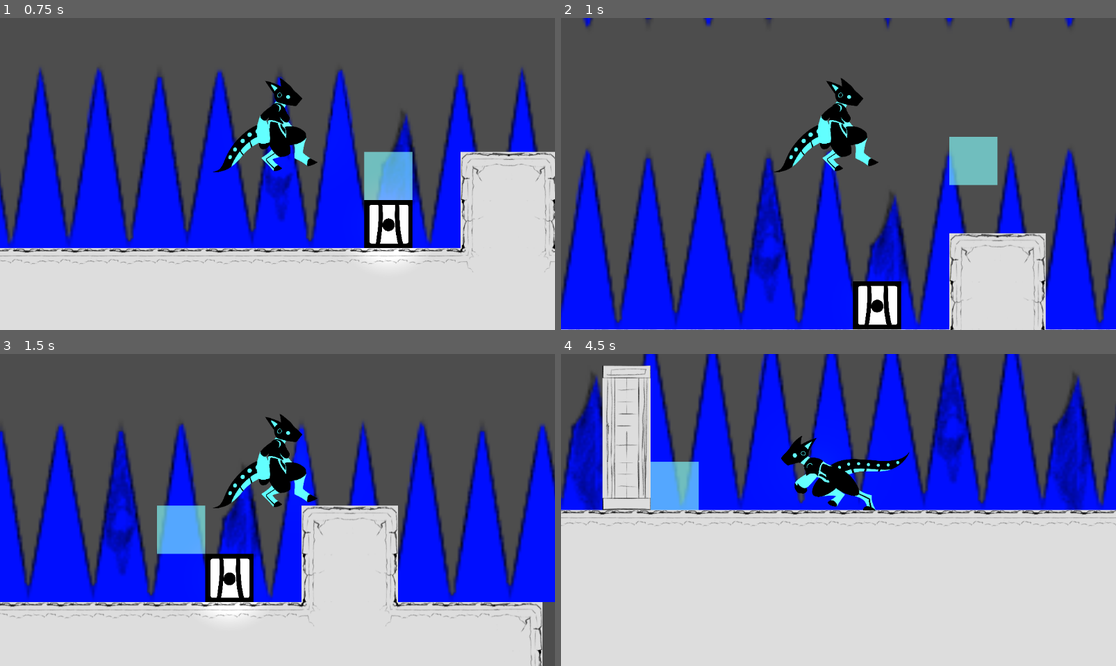
Above: before the commit, frames 1-4 (two rows, left to right).
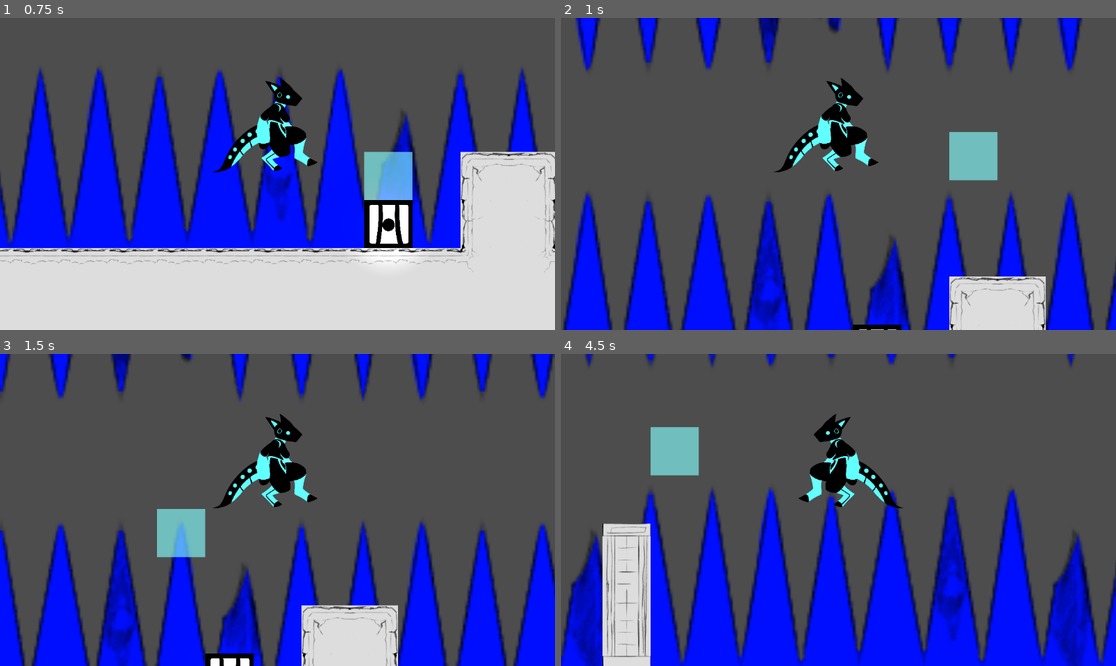
Above: after the commit, the same moments.

Repository: scales-in-git/TeamTime
Game: Godot game, scene res://Scenes/Levels/Debug/DebugLevel.tscn
Two runs of this game, one before a commit and one after it. Both use one fixed random seed, a clock stepped at 60 frames per second and the inputs below. The project has no main scene, so this scene is started directly.
Inputs (mouse positions are in pixels of both pictures, inside the frame that each line leads up to):
- Up to frame 1 (0.75 s): tap Enter (ui_accept) at 0.5 s; move the mouse to (399, 158) at 0.52 s; hold D (player_right) from 0.53 s (still down); tap Space (player_jump) at 0.6 s; click (399, 158) at 0.67 s
- Up to frame 2 (1 s): keep holding D (player_right); tap Space (player_jump) at 0.77 s
- Up to frame 3 (1.5 s): tap Space (player_jump) at 1.07 s; move the mouse to (166, 525) at 1.27 s; release D (player_right) at 1.28 s; hold S from 1.28 s (still down); right-click (166, 525) at 1.35 s
- Up to frame 4 (4.5 s): tap Space (player_jump) at 1.52, 1.55, 1.82, 2.3, 3.02, 3.05, 3.32, 3.77, 3.8, 4.07 s; move the mouse to (894, 441) at 2.02 s; release S at 2.03 s; press the mouse at (894, 441) at 2.03 s; hold D (player_right) 2.03-2.78 s; move the mouse to (810, 572) at 2.77 s; release the mouse at (810, 572) at 2.78 s; hold W (player_up) 2.78-3.53 s; tap Q (player_delete_all) at 2.85 s; click (810, 572) at 2.92 s; move the mouse to (1005, 556) at 3.52 s; hold E (player_interact) 3.53-4.28 s; hold A (player_left) from 3.53 s (still down); move the mouse to (672, 463) at 4.27 s; tap F at 4.35 s

Frame 1 is identical in both runs. In frame 2, 26% of the frame differs, in the area x 0-100%, y 0-100%; in frame 3, 51%; in frame 4, 79%.

Commit message:
Coyote jumping and jump buffers

Diff:
--- a/Scenes/Characters/Player/Player.gd
+++ b/Scenes/Characters/Player/Player.gd
@@ -19,12 +19,18 @@
 		return max_blocks
 @onready var block_placer: BlockPlacer = $%BlockPlaceHelper
 
+@onready var jump_buffer_timer: Timer = $%JumpBufferTimer
+@onready var coyote_timer: Timer = $%CoyoteTimer
+
 var puppeting := false
 
 
 func _physics_process(delta: float) -> void:
 	if puppeting:
 		return
+
+	if Input.is_action_just_pressed('player_jump'):
+		jump_buffer_timer.start()
 
 	var walk_magnitude = Input.get_axis("player_left", "player_right")
 	velocity.x = walk_magnitude*speed
@@ -45,13 +51,17 @@
 
 		if walk_magnitude==0.0:
 			animated_sprite.Idle()
+		coyote_timer.start()
+
 	else:
 		animated_sprite.Jump()
 
 	velocity.y += gravity*delta
 
-	if Input.is_action_just_pressed("player_jump") and is_on_floor():
+	# if Input.is_action_just_pressed("player_jump") and is_on_floor():
+	if not jump_buffer_timer.is_stopped() and (is_on_floor() or not coyote_timer.is_stopped()):
 		velocity.y = -jump_strength
+		jump_buffer_timer.stop()
 
 	move_and_slide()
 
--- a/Scenes/Characters/Player/Player.tscn
+++ b/Scenes/Characters/Player/Player.tscn
@@ -108,5 +108,17 @@
 position = Vector2(50, 50)
 shape = SubResource("RectangleShape2D_gqvyu")
 
+[node name="Node" type="Node" parent="."]
+
+[node name="JumpBufferTimer" type="Timer" parent="Node"]
+unique_name_in_owner = true
+wait_time = 0.35
+one_shot = true
+
+[node name="CoyoteTimer" type="Timer" parent="Node"]
+unique_name_in_owner = true
+wait_time = 0.2
+one_shot = true
+
 [connection signal="body_entered" from="BlockPlaceHelper/BlockPlaceCollision" to="BlockPlaceHelper" method="_on_block_place_collision_body_entered"]
 [connection signal="body_exited" from="BlockPlaceHelper/BlockPlaceCollision" to="BlockPlaceHelper" method="_on_block_place_collision_body_exited"]
